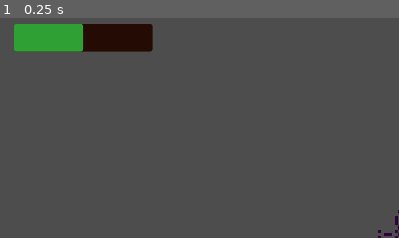
Above: before the commit, frame 1.
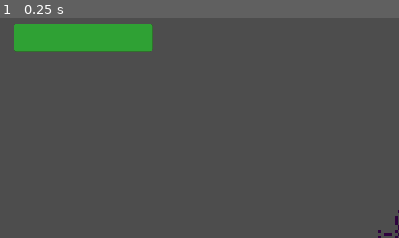
Above: after the commit, the same moment.

Repository: Bubullzz/CodeName-MegaKill
Game: Godot game, scene res://scenes/base.tscn
Same seed, same stepped clock (60 frames per second), same inputs: the game is played once before the commit and once after it.
Inputs:
- Up to frame 1 (0.25 s): no input
The pictures show only the part of the screen within x 0-50%, y 0-50%; the shares and areas given below are measured in that part.

The runs differ from the first frame. In frame 1, 2.2% of the frame differs, in the area x 20-39%, y 2-16%.

Commit message:
add: goons on layer 3 + default health is 100

Diff:
--- a/project.godot
+++ b/project.godot
@@ -77,5 +77,4 @@
 
 3d_physics/layer_1="world"
 3d_physics/layer_2="player"
-3d_physics/layer_3="goons_physics"
-3d_physics/layer_4="goons_hurtboxes"
+3d_physics/layer_3="goons"
--- a/scenes/goon.tscn
+++ b/scenes/goon.tscn
@@ -19,19 +19,19 @@
 [node name="CollisionShape3D" type="CollisionShape3D" parent="." unique_id=1959394854]
 shape = SubResource("BoxShape3D_32l3e")
 
-[node name="CustomHurtbox" type="Area3D" parent="." unique_id=1438678428 node_paths=PackedStringArray("goon")]
-collision_layer = 8
+[node name="BodyHurtbox" type="Area3D" parent="." unique_id=1438678428 node_paths=PackedStringArray("goon")]
+collision_layer = 4
 collision_mask = 0
 script = ExtResource("2_2p5ge")
 goon = NodePath("..")
 metadata/_custom_type_script = "uid://0jkquaqdb3xp"
 
-[node name="CollisionShape3D" type="CollisionShape3D" parent="CustomHurtbox" unique_id=1546774341]
+[node name="CollisionShape3D" type="CollisionShape3D" parent="BodyHurtbox" unique_id=1546774341]
 transform = Transform3D(1, 0, 0, 0, 1, 0, 0, 0, 1, 0, -0.00048828125, 0)
 shape = SubResource("BoxShape3D_xrt3b")
 
 [node name="WeakspotHurtbox" type="Area3D" parent="." unique_id=1159168120 node_paths=PackedStringArray("goon")]
-collision_layer = 8
+collision_layer = 4
 collision_mask = 0
 script = ExtResource("3_xrt3b")
 goon = NodePath("..")
--- a/scenes/player.tscn
+++ b/scenes/player.tscn
@@ -21,8 +21,9 @@
 [node name="Ray" type="RayCast3D" parent="Camera3D" unique_id=1101661764]
 transform = Transform3D(1, 0, 0, 0, 0, -1.0000001, 0, 1.0000001, 0, 0, 0, 1.0819931)
 target_position = Vector3(0, -1000, 0)
-collision_mask = 8
+collision_mask = 4
 collide_with_areas = true
+collide_with_bodies = false
 debug_shape_custom_color = Color(0, 0.58896714, 0.6092122, 1)
 debug_shape_thickness = 1
 
--- a/scenes/ui.tscn
+++ b/scenes/ui.tscn
@@ -46,7 +46,7 @@
 layout_mode = 2
 theme_override_styles/background = SubResource("StyleBoxFlat_x4jx1")
 theme_override_styles/fill = SubResource("StyleBoxFlat_yev5y")
-value = 50.0
+value = 100.0
 show_percentage = false
 
 [node name="Crossair" type="Control" parent="." unique_id=1623937485]
